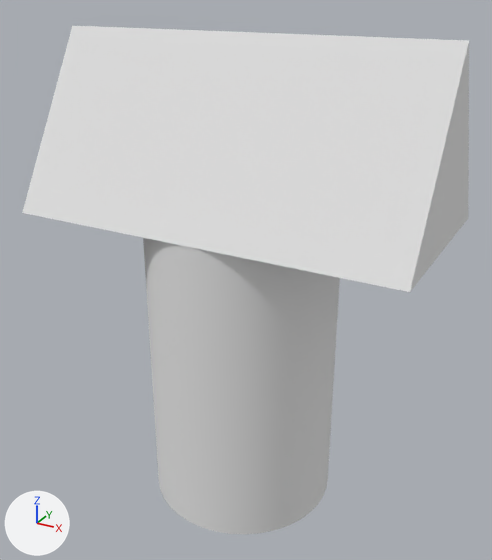
The OBJ model models/assets/rotator_sharp.obj, before and after one commit.
The view is the same before and after, from a 50 mm lens placed at (0.0794, -0.1426, 0.1339), pointed at (0.0006, 0.0006, 0.0623). The lights are fixed; the arrows at lower left show +X, +Y and +Z. Where no turn or scale is listed for an object, it has been applied to the vertices.

The scene before the commit, as lines of its bpy script (objects in view):
```python
me_rotator_sharp = bpy.data.meshes.new('rotator_sharp')
me_rotator_sharp.from_pydata(...)  # 85 vertices, 166 faces; spans x -0.05..0.05, y -0.025..0.025, z 0.0..0.1233
me_rotator_sharp.materials.append(mat_191_191_191)  # white #e7e7e7
# before: 2 (-0.05, 0.0, 0.1233) at pixel (72, 25), 84 (0.05, 0.0, 0.1233) at pixel (469, 40)
ob_rotator_sharp = bpy.data.objects.new('rotator_sharp', me_rotator_sharp)
ob_rotator_sharp.location = (0.0, 0.0, 0.0)
```
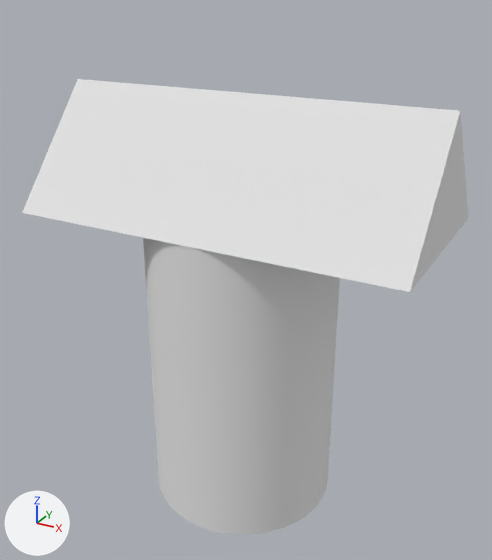
The newer file is also turned or shifted as a whole; pictures and numbers use the older file's frame.

Diff of the bpy script that builds the scene:
```diff
--- a/models/assets/rotator_sharp.obj.py
+++ b/models/assets/rotator_sharp.obj.py
@@ me_rotator_sharp @@
 me_rotator_sharp.from_pydata(...)  # 85 vertices, 166 faces; spans x -0.05..0.05, y -0.025..0.025, z 0.0..0.1233
 # used by ob_rotator_sharp; location = (0.0, 0.0, 0.0)
 # verts and faces of me_rotator_sharp; kept vertices keep their numbers, new ones are numbered from 85
+# me_rotator_sharp part 1
+verts[2] = (-0.05, 0.0, 0.11)  # moved, pixel (77, 78)
+verts[84] = (0.05, 0.0, 0.11)  # moved, pixel (460, 110)
 me_rotator_sharp.materials.append(mat_191_191_191)
```

Changed parts and their boxes [x1, y1, x2, y2] in the pictures (492 x 560 px; the box of a moved part takes in the faces that stretch with it):
'rotator_sharp', reshaped (11% shorter): before [22, 26, 469, 535]; after [22, 79, 468, 534]
part 1 of me_rotator_sharp, moved or reshaped: before [24, 26, 469, 287]; after [24, 79, 467, 287]
